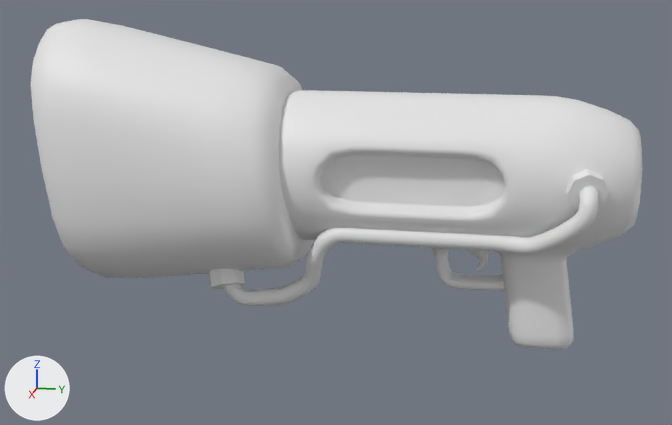
The FBX model Assets/Models/Snow_Gun.fbx: old version first, new version second.
Camera for both pictures: a 50 mm lens placed at (0.607, -0.019, 0.236), pointed at (0.001, -0.14, 0.084). Arrows for +X, +Y and +Z are at lower left; the lights stay in place. The first picture is the older version. Where no turn or scale is listed for an object, it has been applied to the vertices.

Names of what the first picture shows: 'Snow_Gun'.
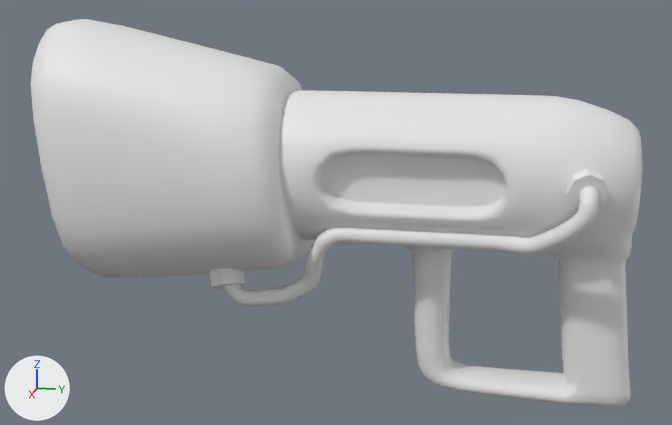
The newer file is also turned or shifted as a whole; pictures and numbers use the older file's frame.

What changed in the scene script:
```text
Change me_cube_003:
    used by ob_snow_gun; location = (0.0, 0.0, 0.0)
    remove me_cube_003.from_pydata(...)  # 3005 vertices, 3008 faces; spans x -0.067..0.067, y -0.334..0.054, z 0.0..0.212
    add me_cube_003.from_pydata(...)  # 2831 vertices, 2848 faces; spans x -0.067..0.067, y -0.334..0.061, z -0.038..0.212
    me_cube_003 part 1: the loose piece of 162 vertices spanning x -0.017..0.017, y -0.056..-0.034, z 0.048..0.074 is deleted
    me_cube_003 part 2: 455 vertices moved from x -0.05..0.05, y -0.134..0.054, z 0.037..0.116 to x -0.05..0.05, y -0.133..0.055, z -0.035..0.116; 337 vertices removed from x -0.042..0.042, y -0.116..0.022, z 0.0..0.088; 325 vertices added at x -0.042..0.042, y -0.113..0.061, z -0.038..0.088
```

Changed parts and their boxes [x1, y1, x2, y2] in the pictures (672 x 425 px; the box of a moved part takes in the faces that stretch with it):
'Snow_Gun', reshaped (17% taller): before [31, 19, 642, 350]; after [31, 19, 642, 407]
part 1 of me_cube_003, deleted: before [468, 250, 488, 271]
part 2 of me_cube_003, moved or reshaped: before [353, 182, 640, 350]; after [353, 182, 640, 407]
